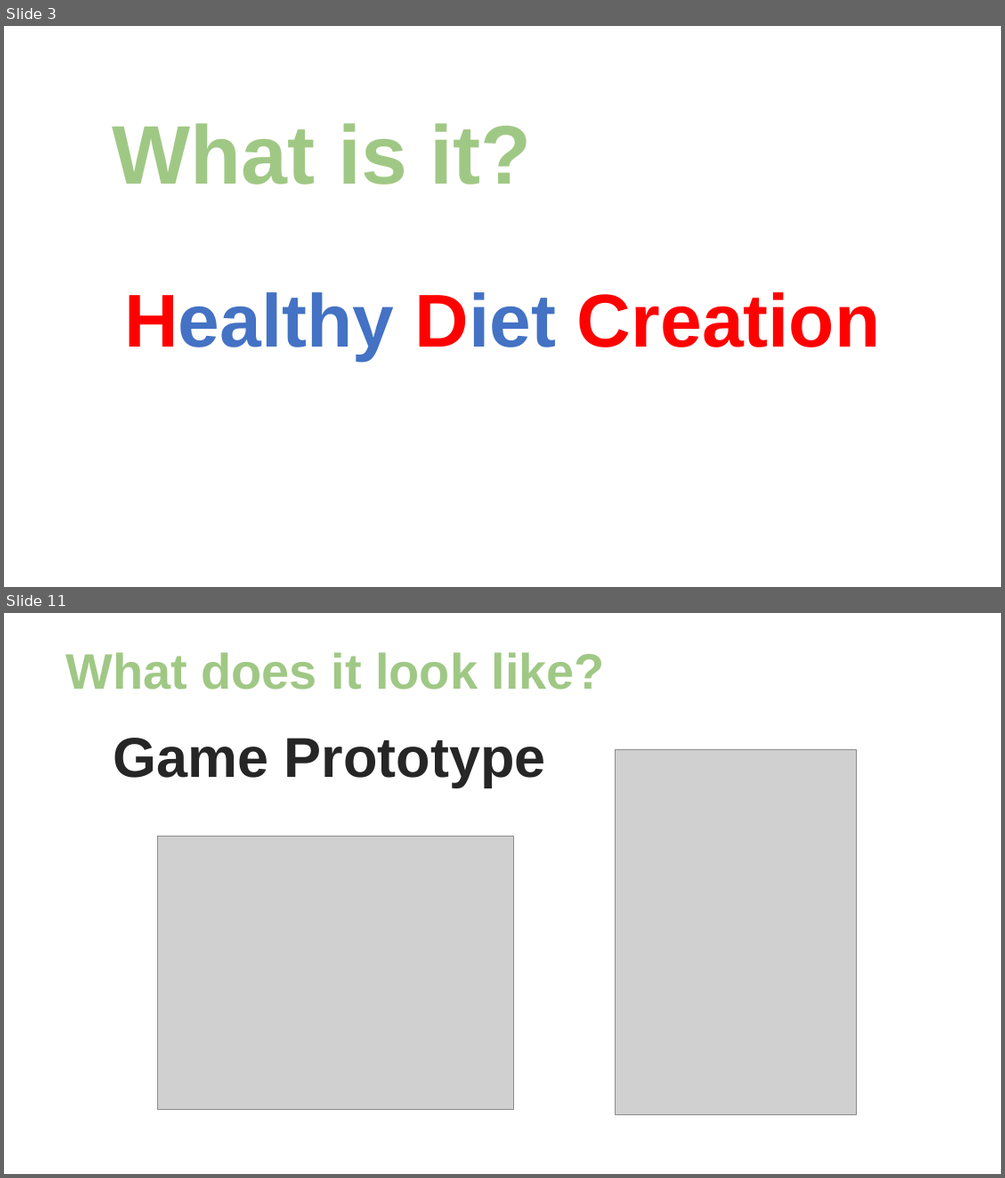
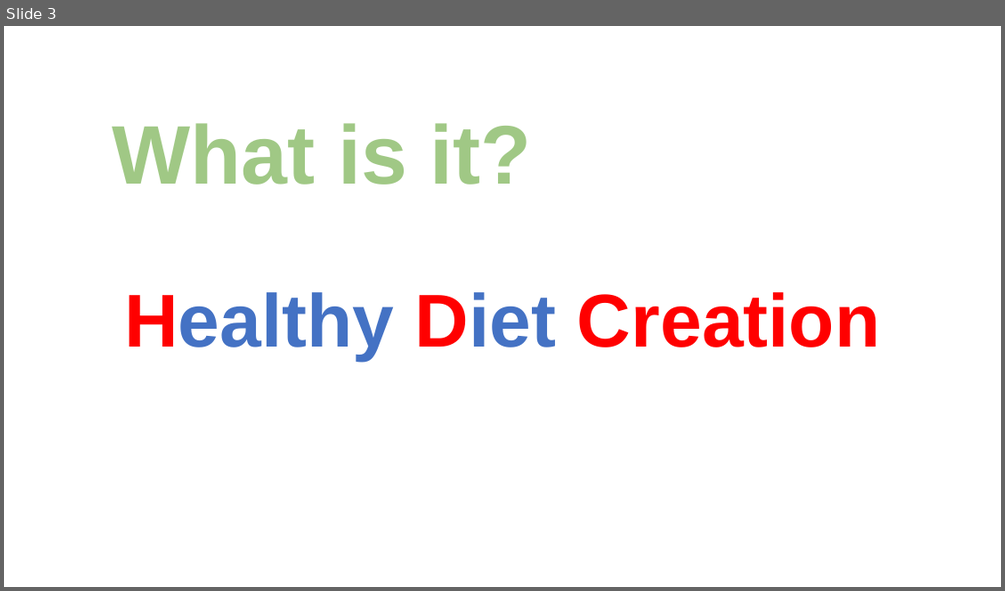
Before and after one commit to klustar/sanhak, a slide deck: 산학프로젝트_국방색순대국밥.pptx. Shown one above the other, each under a label of ours: slides 3 and 11 before the commit, slide 3 after it; the slides between them are not shown. The pictures are 1005x1178 and 1005x591 pixels, drawn with LibreOffice and Linux fonts; fonts in the diff are those of the drawing; grey boxes stand for pictures; background and template pictures are left out. Boxes give left, top, right and bottom in pixels: in the first picture for what was removed or moved away, otherwise in the second. Text is boxed around its words. In the diff, an @@ line names an element or a change of style, - is before the commit and + after.

```diff
--- a/산학프로젝트_국방색순대국밥.pptx
+++ b/산학프로젝트_국방색순대국밥.pptx
@@ slide 11 removed at [4, 613, 1001, 1174], background picture (left out) @@
@@ text removed at [65, 652, 605, 690] @@
-What does it look like?
@@ text removed at [113, 738, 546, 787] @@
-Game Prototype
@@ picture removed at [615, 750, 857, 1115] @@
@@ picture removed at [158, 835, 514, 1109] @@
```
Also in this commit, not shown: 9 slides changed, 5 slides added, 1 other slide removed, 4 other files.
